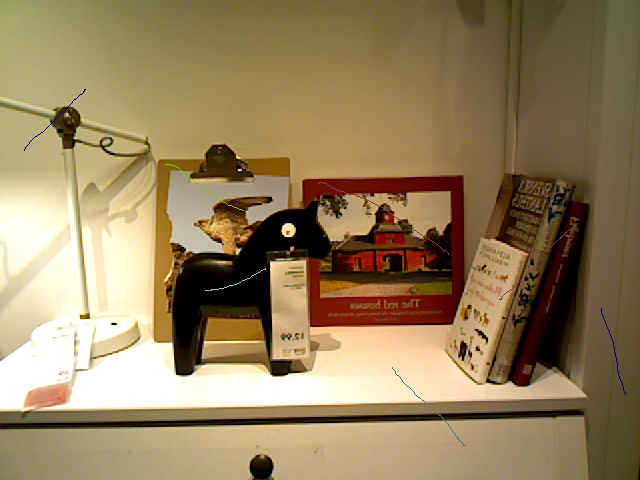
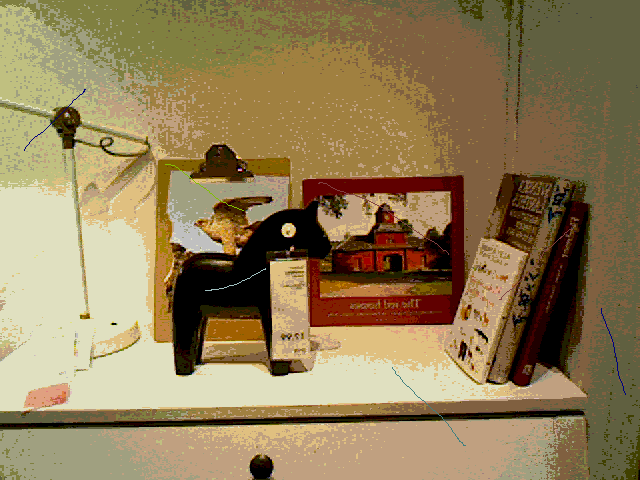
Layers edited between the first and the second 640 × 480 image:
painted on "96_LivingLow.png" over [0, 0, 640, 480]
